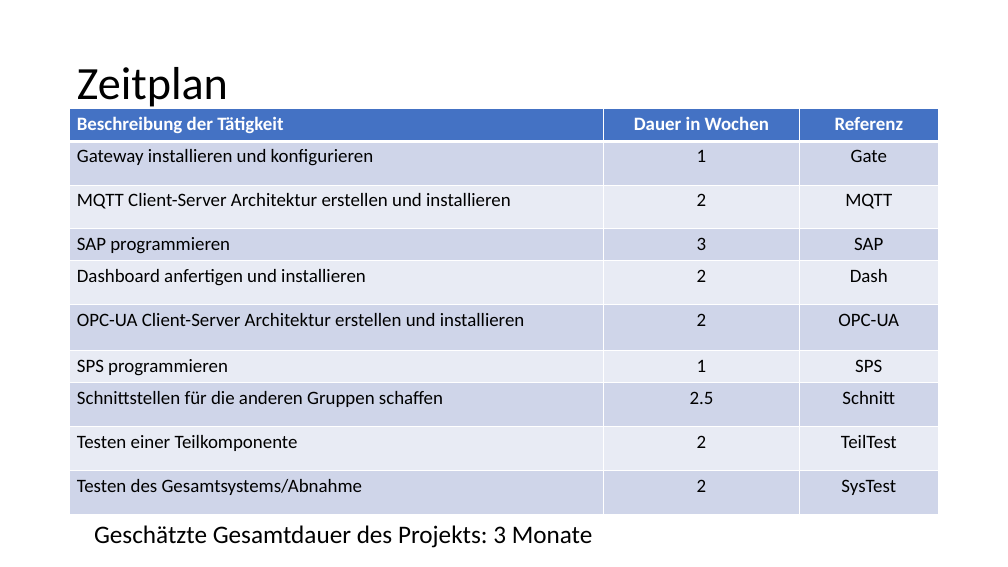
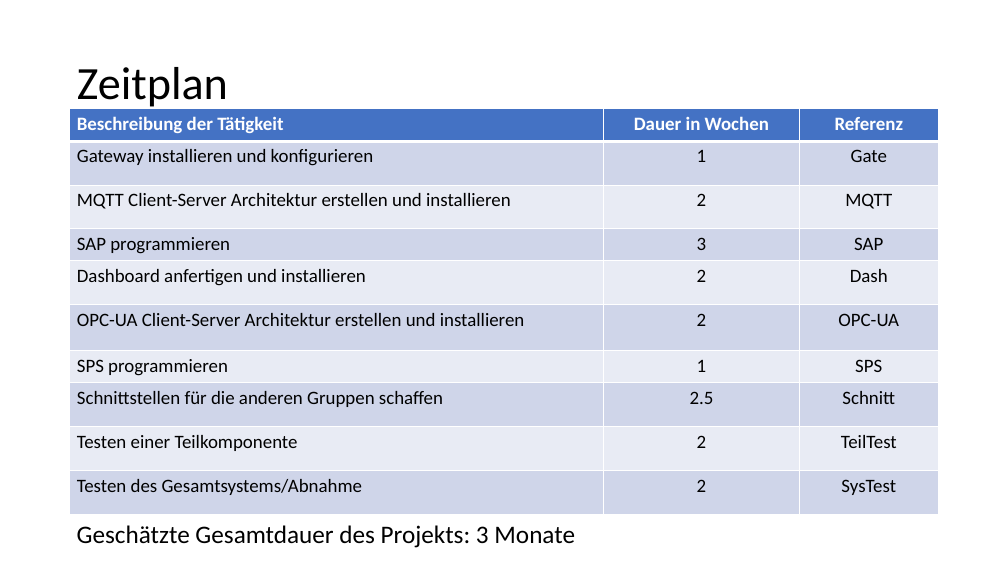
Before and after one commit to albae3333/DigitaleFabrik, a slide deck: slide 9 of Präsentation/Präsentation_Entwurf.pptx. Drawn at 1008x567 pixels with LibreOffice and Linux fonts; fonts in the diff are those of the drawing. Boxes give left, top, right and bottom in pixels: in the first picture for what was removed or moved away, otherwise in the second. Text is boxed around its words. In the diff, an @@ line names an element or a change of style, - is before the commit and + after.

```diff
--- a/Präsentation/Präsentation_Entwurf.pptx
+++ b/Präsentation/Präsentation_Entwurf.pptx
@@ text "Geschätzte Gesamtdauer des Projekts: 3 ...": place and size @@
-text "Geschätzte Gesamtdauer des Projekts: 3 ..." at bbox=[94, 525, 593, 548]
+text "Geschätzte Gesamtdauer des Projekts: 3 ..." at bbox=[77, 525, 575, 548]
```
Also in this commit, not shown: 5 other slides changed.
